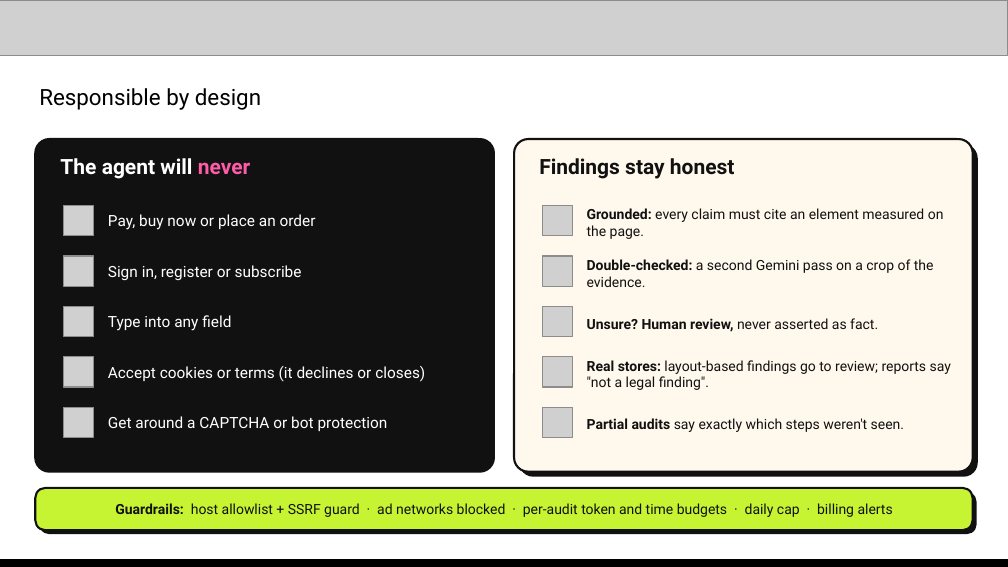
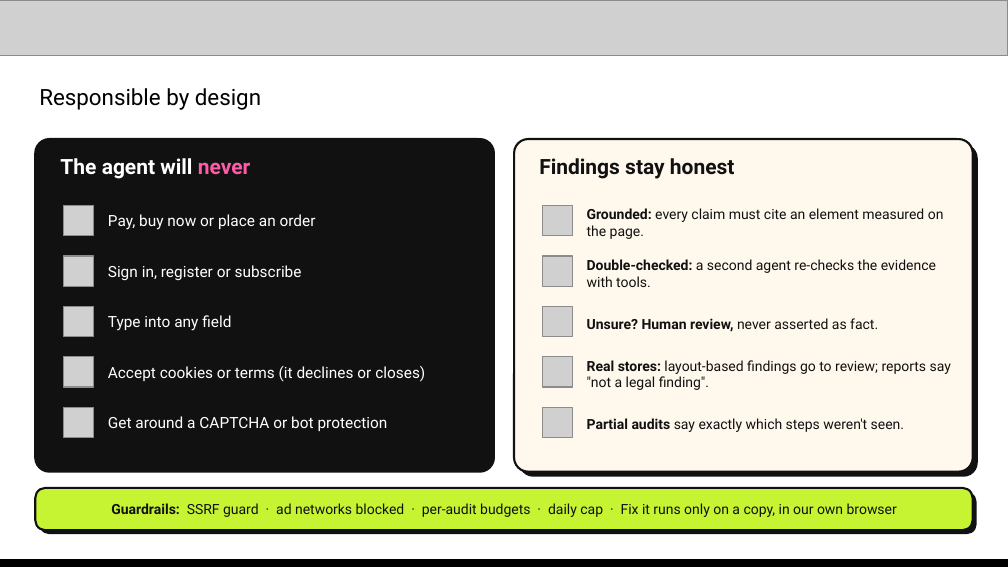
Before and after one commit to saubhagyaashish/shop-honest, a slide deck: slide 15 of Zero Context - Shop Honest - AI Builder Cup.pptx (slide 14 before the commit). Drawn at 1008x567 pixels with LibreOffice and Linux fonts; fonts in the diff are those of the drawing; grey boxes stand for pictures. Boxes give left, top, right and bottom in pixels: in the first picture for what was removed or moved away, otherwise in the second. Text is boxed around its words. In the diff, an @@ line names an element or a change of style, - is before the commit and + after.

```diff
--- a/Zero Context - Shop Honest - AI Builder Cup.pptx
+++ b/Zero Context - Shop Honest - AI Builder Cup.pptx
@@ text at [587, 259, 936, 287]: text changed @@
-Double-checked: a second Gemini pass on a crop of the evidence.
+Double-checked: a second agent re-checks the evidence with tools.
@@ text at [111, 503, 897, 517]: text changed @@
-Guardrails: host allowlist + SSRF guard · ad networks blocked · per-audit token and time budgets · daily cap · billing alerts
+Guardrails: SSRF guard · ad networks blocked · per-audit budgets · daily cap · Fix it runs only on a copy, in our own browser
```
Also in this commit, not shown: 10 other slides changed, 1 slide added, 6 other files.
